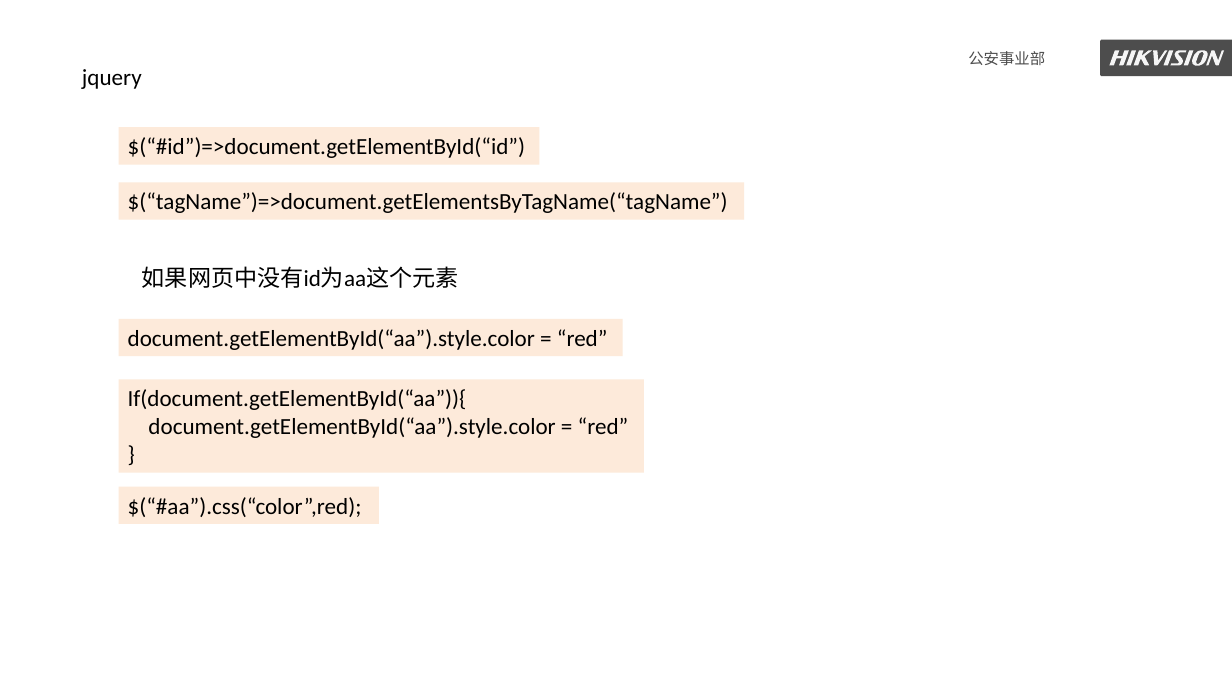
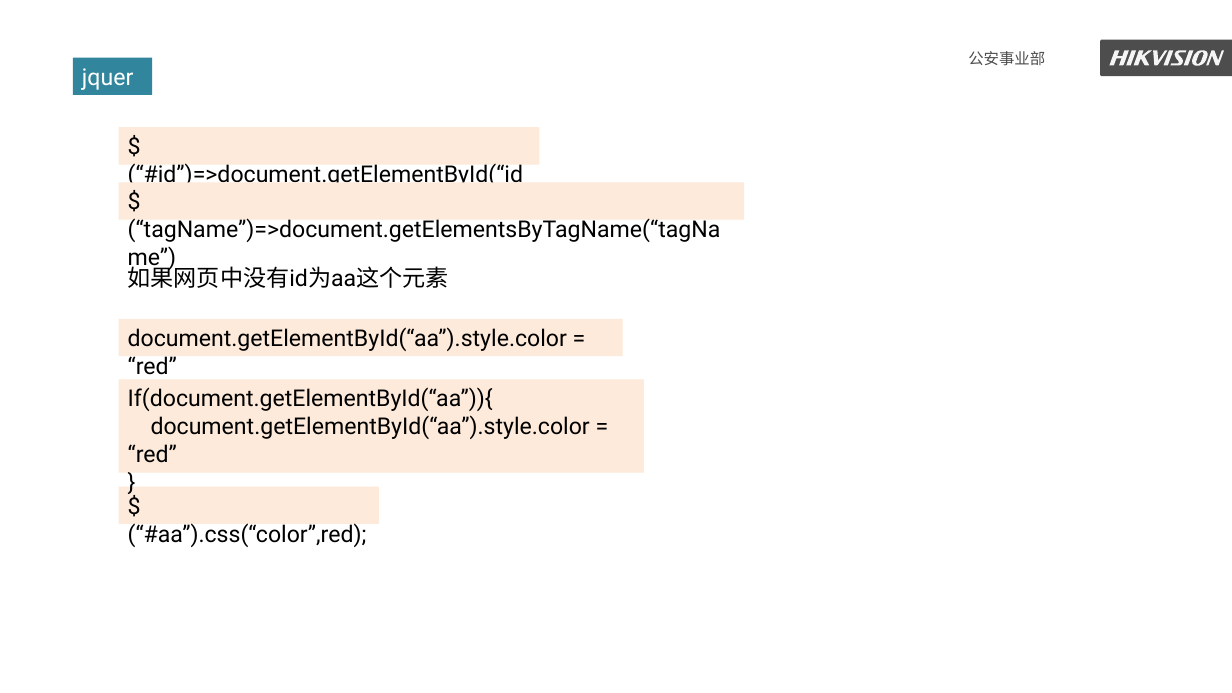
Before and after one commit to kaisajiang/Vue-Classroom, a slide deck: slide 5 of class1/Web前端框架介绍0.pptx. Drawn at 1232x693 pixels with LibreOffice and Linux fonts; fonts in the diff are those of the drawing. Boxes give left, top, right and bottom in pixels: in the first picture for what was removed or moved away, otherwise in the second. Text is boxed around its words. In the diff, an @@ line names an element or a change of style, - is before the commit and + after.

```diff
--- a/class1/Web前端框架介绍0.pptx
+++ b/class1/Web前端框架介绍0.pptx
@@ rectangle "jquery": place and size @@
-rectangle "jquery" at [82,69,142,89]
+rectangle "jquery" at [73,57,152,94]
@@ rectangle "jquery" at [73,57,152,94]: font Calibri to Roboto, text colour #000000 to #FFFFFF; fill none to #31859C @@
@@ font Calibri to Roboto in 6 elements at [118,128,540,165], [118,182,744,219], [118,319,622,356], [118,487,379,524], [118,379,644,472], [128,263,449,288] @@
@@ text "如果网页中没有id为aa这个元素": place and size @@
-text "如果网页中没有id为aa这个元素" at [142,266,459,288]
+text "如果网页中没有id为aa这个元素" at [128,263,449,288]
```
Also in this commit, not shown: 36 other slides changed, 2 other files.
